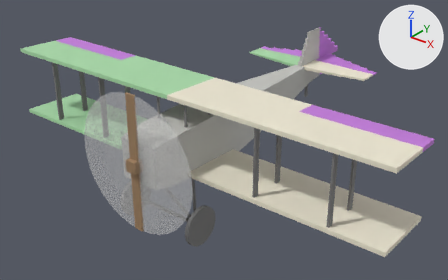
Before and after pictures for a commit that changed the glTF model assets/aircraft/spad7/model.glb.
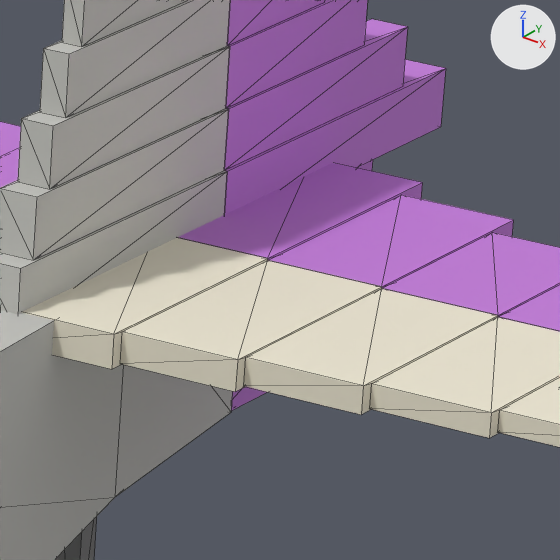
Each version appears first whole from a 50 mm camera at (6.47, -6.63, 4.99) aimed at (-0.27, 1.8, -0.24), and next in a close-up on the part from 67% to 78% of the width and 14% to 31% of the height. Every picture has the same lights, and +X, +Y and +Z are marked at upper right. The older version's two pictures come first. The close-ups show mesh edges as thin lines. Where no turn or scale is listed for an object, it has been applied to the vertices. Vertices at exactly the same position are counted once.

In view in the first close-up: 'body', 'ctrl_elevator', 'ctrl_rudder'.
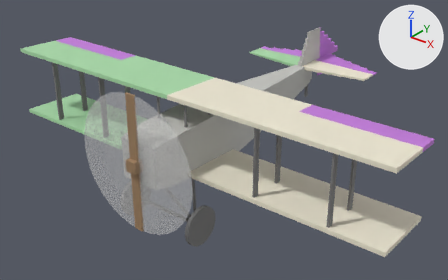
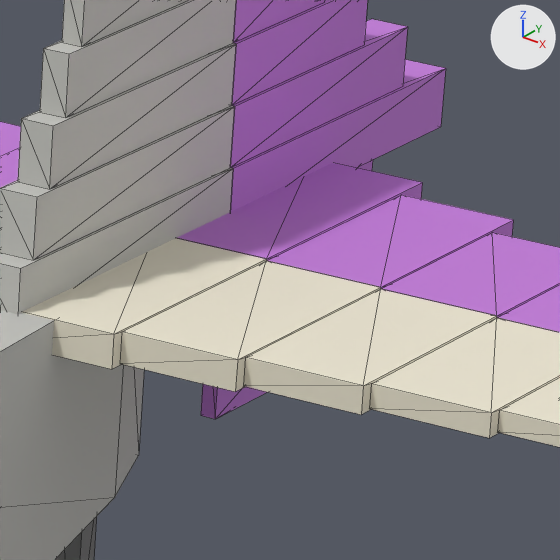
Where the newer file only moved an object's origin or applied its transform, the numbers keep the older frame.

Scene script edits in JSON lines:
```json
{"block": "me_body", "where": "# used by ob_body; location = (0.0, 0.0, 0.0)"}
{"op": "remove", "block": "me_body", "code": "me_body.from_pydata(...)  # 652 vertices, 1364 faces; spans x -3.91..3.91, y -0.7..4.8, z -1.13..1.4"}
{"op": "add", "block": "me_body", "code": "me_body.from_pydata(...)  # 652 vertices, 1364 faces; spans x -3.91..3.91, y -0.7..4.7, z -1.13..1.4"}
{"block": "me_body", "change": "me_body part 1: all 28 vertices in x -0.05..0.05, y 4.68..4.8, z 0.31..1.4 are scaled about their middle by (1, -1.89, 0.994), then moved by (0.0, -0.15, 0.0)"}
{"block": "me_ctrl_rudder", "where": "# used by ob_ctrl_rudder; location = (0.0, 4.679, 0.855)"}
{"op": "remove", "block": "me_ctrl_rudder", "code": "me_ctrl_rudder.from_pydata(...)  # 60 vertices, 96 faces; spans x -0.045..0.045, y 0.0..0.806, z -0.545..0.545"}
{"op": "add", "block": "me_ctrl_rudder", "code": "me_ctrl_rudder.from_pydata(...)  # 60 vertices, 96 faces; spans x -0.045..0.045, y 0.021..0.806, z -0.545..0.545"}
{"block": "me_ctrl_rudder", "change": "me_ctrl_rudder part 2: all 24 vertices in x -0.045..0.045, y 0.0, z -0.155..0.545 are moved by (0.0, 0.021, 0.0)"}
```

Boxes [x1, y1, x2, y2] around the edits, measured in the close-ups (560 x 560 px; the box of a moved part takes in the faces that stretch with it):
```json
{"object": "ctrl_rudder", "change": "reshaped", "before": [224, 0, 446, 411], "after": [201, 0, 446, 419]}
{"part": 1, "of": "me_body", "change": "moved or reshaped", "before": [0, 0, 232, 497], "after": [0, 0, 236, 496]}
{"part": 2, "of": "me_ctrl_rudder", "change": "moved or reshaped", "before": [224, 0, 366, 215], "after": [230, 0, 366, 212]}
```
